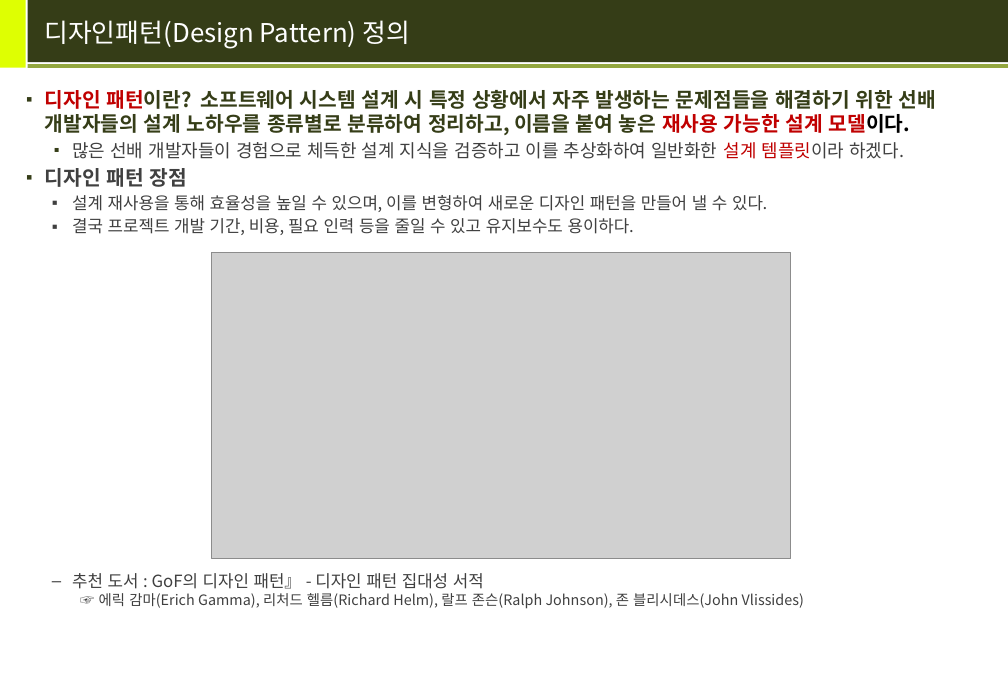
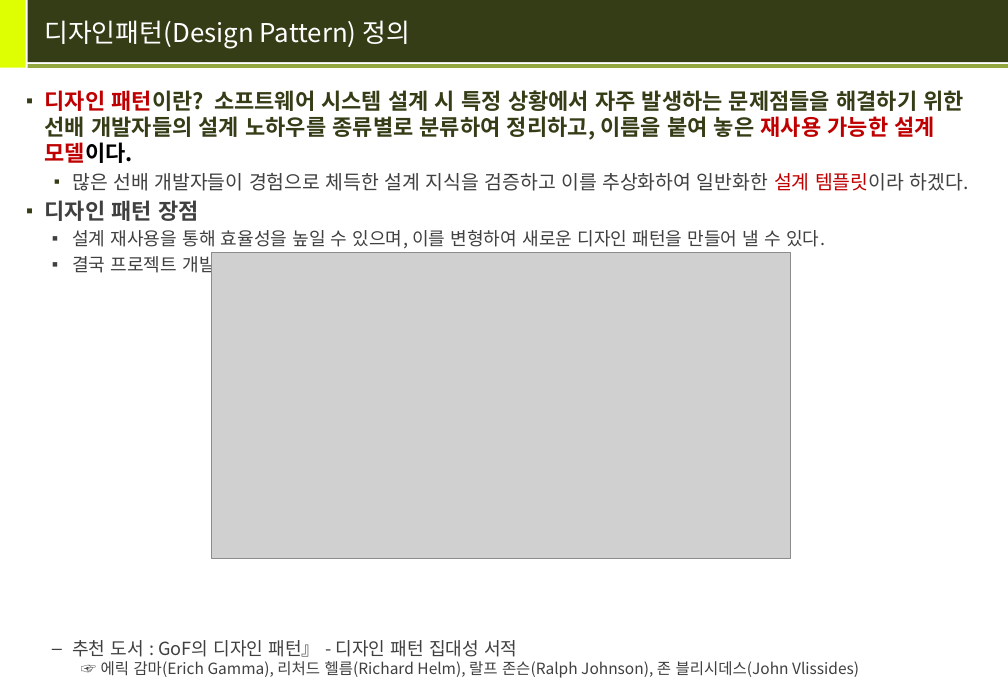
Before and after one commit to hojinWoo/eduagain, a slide deck: slide 2 of 2. DB & JDBC/JDBC/OOP 기본 원리를 적용한 데이터베이스 연동.pptx. Drawn at 1008x678 pixels with LibreOffice and Linux fonts; fonts in the diff are those of the drawing; grey boxes stand for pictures. Boxes give left, top, right and bottom in pixels: in the first picture for what was removed or moved away, otherwise in the second. Text is boxed around its words. In the diff, an @@ line names an element or a change of style, - is before the commit and + after.

```diff
--- a/2. DB & JDBC/JDBC/OOP 기본 원리를 적용한 데이터베이스 연동.pptx
+++ b/2. DB & JDBC/JDBC/OOP 기본 원리를 적용한 데이터베이스 연동.pptx
@@ text "디자인 패턴이란? 소프트웨어 시스템 설계 ..." at <box>45,90,969,675</box>: size 15.7 to 17 pt in "디자인 패턴이란? 소프트웨어 시스템 설계 시 특정 ...", "디자인 패턴 장점"; size 13.9 to 15 pt in "많은 선배 개발자들이 경험으로 체득한 설계 지식을 ..."; size 12.9 to 14 pt in "설계 재사용을 통해 효율성을 높일 수 있으며, ...", "결국 프로젝트 개발 기간, 비용, 필요 인력 ...", "추천 도서 : GoF의 디자인 패턴』 - ..."; size 11.1 to 12 pt in "☞ 에릭 감마(Erich Gamma), 리처드 헬름(Richard Helm), ..." @@
```
Also in this commit, not shown: 1 other slide changed, 4 other files.
